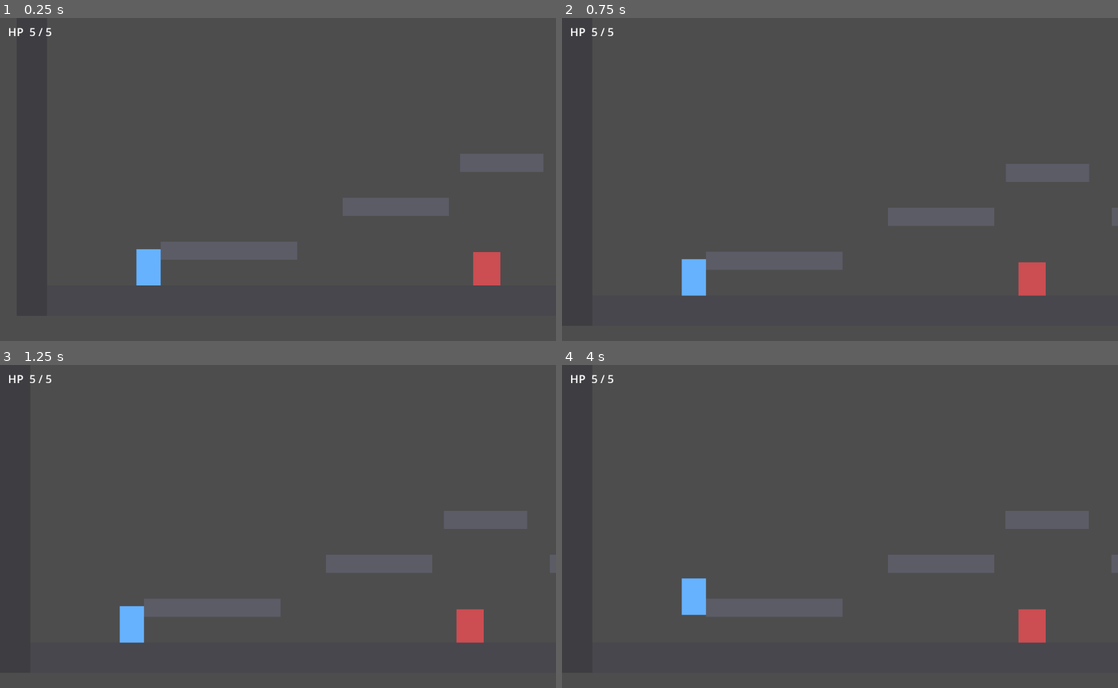
Above: before the commit, frames 1-4 (two rows, left to right).
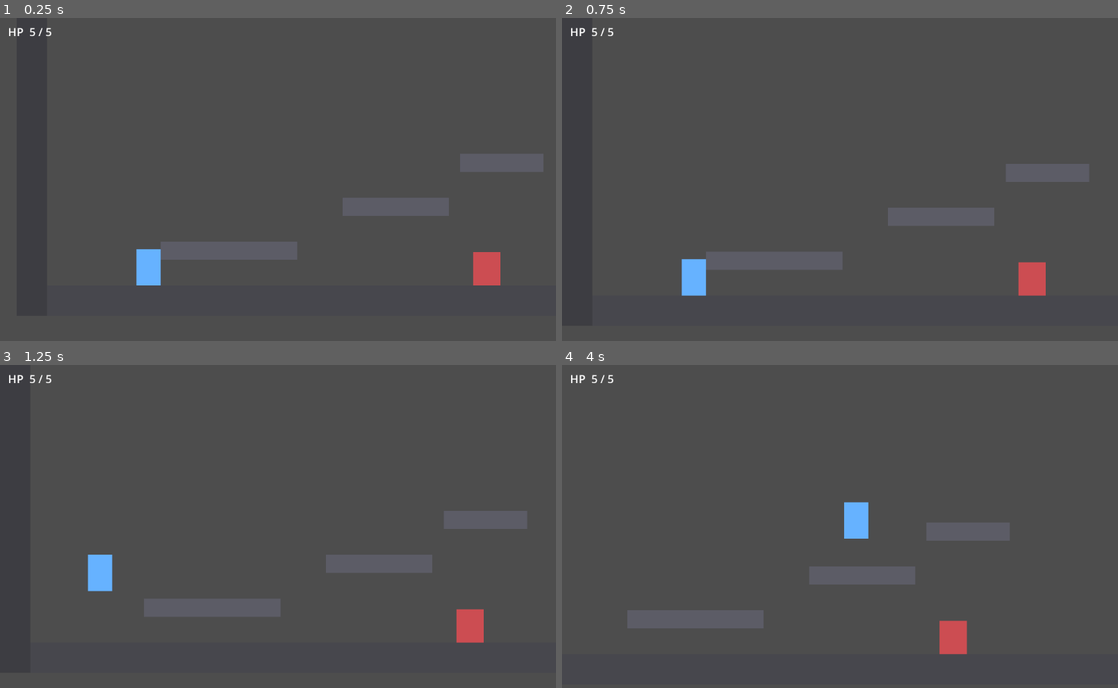
Above: after the commit, the same moments.

Repository: TrittoG/austral
Game: Godot game, scene res://scenes/test_room.tscn
Two runs of this game, one before a commit and one after it. Both use one fixed random seed, a clock stepped at 60 frames per second and the inputs below.
Inputs:
- Up to frame 1 (0.25 s): no input
- Up to frame 2 (0.75 s): hold D (move_right) from 0.53 s (still down); tap Shift (dash) at 0.6 s
- Up to frame 3 (1.25 s): keep holding D (move_right); tap Space (jump) at 0.77, 0.8, 1.07 s
- Up to frame 4 (4 s): tap Space (jump) at 1.35, 1.52, 1.82, 2.3, 3.02, 3.32, 3.77, 3.8 s; tap Shift (dash) at 1.55, 2.85 s; release D (move_right) at 2.03 s; hold A (move_left) 2.03-2.78 s; tap J (attack) at 2.1 s; hold D (move_right) from 2.78 s (still down); hold S (look_down) from 3.53 s (still down)

Frame 1 is identical in both runs. In frame 2, less than 0.1% of the frame differs, in the area x 99-100%, y 58-65%; in frame 3, 1.1%; in frame 4, 7.8%, in the area x 11-100%, y 42-90%.

Commit message:
Fase 3 (parte 2): Doble salto + wall slide/wall jump
- Doble salto: salto extra en el aire (max_air_jumps), respeta la altura
  variable. Flag has_double_jump. Se recarga al pisar o al agarrarte de pared.
- Wall slide: al apretarte contra una pared cayendo, limita la velocidad
  de caida (wall_slide_speed).
- Wall jump: salto desde la pared con empuje horizontal lejos de ella +
  lockout de input para despegarte aunque sigas apretando hacia la pared.
  Flag has_wall_jump.
- _try_jump ahora resuelve en orden: piso/coyote > wall jump > doble salto.

Co-Authored-By: Claude Opus 4.8 <noreply@anthropic.com>

Diff:
--- a/scenes/test_room.tscn
+++ b/scenes/test_room.tscn
@@ -19,112 +19,113 @@
 [sub_resource type="RectangleShape2D" id="shape_plat_sm"]
 size = Vector2(110, 24)
 
-[node name="TestRoom" type="Node2D"]
+[node name="TestRoom" type="Node2D" unique_id=1574312881]
 
-[node name="Floor" type="StaticBody2D" parent="."]
+[node name="Floor" type="StaticBody2D" parent="." unique_id=665601831]
 position = Vector2(550, 600)
 
-[node name="CollisionShape2D" type="CollisionShape2D" parent="Floor"]
+[node name="CollisionShape2D" type="CollisionShape2D" parent="Floor" unique_id=838376668]
 shape = SubResource("shape_floor")
 
-[node name="ColorRect" type="ColorRect" parent="Floor"]
+[node name="ColorRect" type="ColorRect" parent="Floor" unique_id=428701852]
 offset_left = -550.0
 offset_top = -20.0
 offset_right = 550.0
 offset_bottom = 20.0
 color = Color(0.28, 0.28, 0.3, 1)
 
-[node name="WallLeft" type="StaticBody2D" parent="."]
+[node name="WallLeft" type="StaticBody2D" parent="." unique_id=1943551516]
 position = Vector2(20, 300)
 
-[node name="CollisionShape2D" type="CollisionShape2D" parent="WallLeft"]
+[node name="CollisionShape2D" type="CollisionShape2D" parent="WallLeft" unique_id=1516376002]
 shape = SubResource("shape_wall")
 
-[node name="ColorRect" type="ColorRect" parent="WallLeft"]
+[node name="ColorRect" type="ColorRect" parent="WallLeft" unique_id=2066149802]
 offset_left = -20.0
 offset_top = -320.0
 offset_right = 20.0
 offset_bottom = 320.0
 color = Color(0.24, 0.24, 0.26, 1)
 
-[node name="WallRight" type="StaticBody2D" parent="."]
+[node name="WallRight" type="StaticBody2D" parent="." unique_id=389167277]
 position = Vector2(1080, 300)
 
-[node name="CollisionShape2D" type="CollisionShape2D" parent="WallRight"]
+[node name="CollisionShape2D" type="CollisionShape2D" parent="WallRight" unique_id=2071356486]
 shape = SubResource("shape_wall")
 
-[node name="ColorRect" type="ColorRect" parent="WallRight"]
+[node name="ColorRect" type="ColorRect" parent="WallRight" unique_id=14701153]
 offset_left = -20.0
 offset_top = -320.0
 offset_right = 20.0
 offset_bottom = 320.0
 color = Color(0.24, 0.24, 0.26, 1)
 
-[node name="PlatformA" type="StaticBody2D" parent="."]
+[node name="PlatformA" type="StaticBody2D" parent="." unique_id=437361063]
 position = Vector2(280, 534)
 
-[node name="CollisionShape2D" type="CollisionShape2D" parent="PlatformA"]
+[node name="CollisionShape2D" type="CollisionShape2D" parent="PlatformA" unique_id=1352088314]
 shape = SubResource("shape_plat_big")
 
-[node name="ColorRect" type="ColorRect" parent="PlatformA"]
+[node name="ColorRect" type="ColorRect" parent="PlatformA" unique_id=363148480]
 offset_left = -90.0
 offset_top = -12.0
 offset_right = 90.0
 offset_bottom = 12.0
 color = Color(0.36, 0.36, 0.4, 1)
 
-[node name="PlatformB" type="StaticBody2D" parent="."]
+[node name="PlatformB" type="StaticBody2D" parent="." unique_id=1997195308]
 position = Vector2(500, 476)
 
-[node name="CollisionShape2D" type="CollisionShape2D" parent="PlatformB"]
+[node name="CollisionShape2D" type="CollisionShape2D" parent="PlatformB" unique_id=879826785]
 shape = SubResource("shape_plat_med")
 
-[node name="ColorRect" type="ColorRect" parent="PlatformB"]
+[node name="ColorRect" type="ColorRect" parent="PlatformB" unique_id=457216220]
 offset_left = -70.0
 offset_top = -12.0
 offset_right = 70.0
 offset_bottom = 12.0
 color = Color(0.36, 0.36, 0.4, 1)
 
-[node name="PlatformC" type="StaticBody2D" parent="."]
-position = Vector2(780, 476)
+[node name="PlatformC" type="StaticBody2D" parent="." unique_id=422333766]
+position = Vector2(931, 463)
 
-[node name="CollisionShape2D" type="CollisionShape2D" parent="PlatformC"]
+[node name="CollisionShape2D" type="CollisionShape2D" parent="PlatformC" unique_id=745238928]
 shape = SubResource("shape_plat_sm")
 
-[node name="ColorRect" type="ColorRect" parent="PlatformC"]
+[node name="ColorRect" type="ColorRect" parent="PlatformC" unique_id=2141689845]
+offset_left = -55.0
+offset_top = -12.0
+offset_right = 55.0
+offset_bottom = 12.0
+color = Color(0.36, 0.36, 0.4, 1)
+metadata/_edit_use_anchors_ = true
+
+[node name="PlatformD" type="StaticBody2D" parent="." unique_id=2071719070]
+position = Vector2(640, 418)
+
+[node name="CollisionShape2D" type="CollisionShape2D" parent="PlatformD" unique_id=1427669053]
+shape = SubResource("shape_plat_sm")
+
+[node name="ColorRect" type="ColorRect" parent="PlatformD" unique_id=678643597]
 offset_left = -55.0
 offset_top = -12.0
 offset_right = 55.0
 offset_bottom = 12.0
 color = Color(0.36, 0.36, 0.4, 1)
 
-[node name="PlatformD" type="StaticBody2D" parent="."]
-position = Vector2(640, 418)
-
-[node name="CollisionShape2D" type="CollisionShape2D" parent="PlatformD"]
-shape = SubResource("shape_plat_sm")
-
-[node name="ColorRect" type="ColorRect" parent="PlatformD"]
-offset_left = -55.0
-offset_top = -12.0
-offset_right = 55.0
-offset_bottom = 12.0
-color = Color(0.36, 0.36, 0.4, 1)
-
-[node name="Player" parent="." instance=ExtResource("1_player")]
+[node name="Player" parent="." unique_id=894116221 instance=ExtResource("1_player")]
 position = Vector2(180, 540)
 
-[node name="DummyFloor" parent="." instance=ExtResource("2_dummy")]
+[node name="DummyFloor" parent="." unique_id=753071548 instance=ExtResource("2_dummy")]
 position = Vector2(620, 540)
 
-[node name="DummyPlatform" parent="." instance=ExtResource("2_dummy")]
-position = Vector2(780, 430)
+[node name="DummyPlatform" parent="." unique_id=811593315 instance=ExtResource("2_dummy")]
+position = Vector2(943, 423)
 
-[node name="HUD" type="CanvasLayer" parent="."]
+[node name="HUD" type="CanvasLayer" parent="." unique_id=2124598561]
 script = ExtResource("3_hud")
 
-[node name="Label" type="Label" parent="HUD"]
+[node name="Label" type="Label" parent="HUD" unique_id=944363066]
 offset_left = 16.0
 offset_top = 12.0
 offset_right = 220.0
--- a/scripts/player.gd
+++ b/scripts/player.gd
@@ -93,6 +93,27 @@
 ## Si está activo, sos invulnerable durante el dash (i-frames).
 @export var dash_iframes: bool = false
 
+# ---- Doble salto -------------------------------------------
+@export_group("Doble salto")
+@export var has_double_jump: bool = true
+## Cuántos saltos extra en el aire (1 = doble salto).
+@export var max_air_jumps: int = 1
+## Altura del salto aéreo relativa al salto base (1.0 = misma altura).
+@export var double_jump_height_mult: float = 1.0
+
+# ---- Wall slide / wall jump --------------------------------
+@export_group("Wall slide / wall jump")
+@export var has_wall_jump: bool = true
+## Velocidad de caída máxima mientras te deslizás por la pared (px/s).
+@export var wall_slide_speed: float = 60.0
+## Empuje horizontal al saltar de la pared (lejos de ella).
+@export var wall_jump_velocity_x: float = 260.0
+## Altura del wall jump relativa al salto base (1.0 = misma altura).
+@export var wall_jump_height_mult: float = 1.0
+## Tiempo (s) que se ignora el input horizontal tras un wall jump, para
+## que el empuje te despegue de la pared aunque sigas apretando hacia ella.
+@export var wall_jump_lockout: float = 0.12
+
 # ---- Valores derivados (no tocar a mano) -------------------
 # Se calculan a partir de jump_height y los tiempos. Se recalculan cada
 # frame para que tunear los @export de arriba surta efecto en vivo.
@@ -120,6 +141,12 @@
 var dash_cooldown_timer: float = 0.0     # tiempo hasta poder volver a dashear
 var dash_dir: int = 1                    # dirección del dash en curso
 
+# ---- Estado de doble salto y wall slide --------------------
+var air_jumps_used: int = 0              # saltos aéreos consumidos desde el último piso/pared
+var is_wall_sliding: bool = false        # true mientras te deslizás por una pared
+var wall_dir: int = 0                    # hacia dónde está la pared: -1 izq, 1 der
+var wall_jump_lockout_timer: float = 0.0 # ignora input horizontal mientras > 0
+
 # Se emite cuando cambia la vida, para que el HUD se actualice.
 signal health_changed(current: int, maximum: int)
 
@@ -149,9 +176,11 @@
 	_handle_dash(delta)
 	if not is_dashing:
 		_update_assist_timers(delta)
-		_try_jump()
+		_detect_wall_slide()        # decide si estamos deslizando (antes del salto)
+		_try_jump()                 # salto de piso/coyote, wall jump o doble salto
 		_apply_variable_jump_height()
 		_apply_gravity(delta)
+		_apply_wall_slide_clamp()   # limita la caída pegado a la pared (tras la gravedad)
 		_apply_horizontal_movement(delta)
 
 	_handle_attack(delta)
@@ -193,6 +222,7 @@
 	# borde (sin saltar) empieza a descontar, dándote unos frames para saltar.
 	if is_on_floor():
 		coyote_timer = coyote_time
+		air_jumps_used = 0  # tocar el piso recarga el doble salto
 	else:
 		coyote_timer -= delta
 
@@ -206,12 +236,32 @@
 
 
 func _try_jump() -> void:
-	# Salta si hay intención bufferizada Y todavía queda coyote disponible.
-	# Consumimos ambos timers para que no se dispare dos veces.
-	if jump_buffer_timer > 0.0 and coyote_timer > 0.0:
+	# Sin intención de salto bufferizada no hay nada que hacer.
+	if jump_buffer_timer <= 0.0:
+		return
+
+	# 1) Salto desde piso o coyote: la prioridad más alta.
+	if coyote_timer > 0.0:
 		velocity.y = jump_velocity
 		jump_buffer_timer = 0.0
 		coyote_timer = 0.0
+		return
+
+	# 2) Wall jump: si estamos deslizando, saltamos lejos de la pared.
+	if is_wall_sliding:
+		velocity.y = jump_velocity * wall_jump_height_mult
+		velocity.x = -wall_dir * wall_jump_velocity_x
+		wall_jump_lockout_timer = wall_jump_lockout
+		is_wall_sliding = false
+		air_jumps_used = 0  # el wall jump también recarga el doble salto
+		jump_buffer_timer = 0.0
+		return
+
+	# 3) Doble salto: en el aire, si todavía quedan saltos aéreos.
+	if has_double_jump and air_jumps_used < max_air_jumps:
+		velocity.y = jump_velocity * double_jump_height_mult
+		air_jumps_used += 1
+		jump_buffer_timer = 0.0
 
 
 # ------------------------------------------------------------
@@ -230,6 +280,12 @@
 # La velocidad no se setea de golpe: acelera hacia el objetivo y desacelera
 # al soltar. Eso le da peso e inercia. Parámetros separados suelo/aire.
 func _apply_horizontal_movement(delta: float) -> void:
+	# Tras un wall jump, ignoramos el input unos frames para que el empuje
+	# despegue de la pared aunque sigas apretando hacia ella.
+	if wall_jump_lockout_timer > 0.0:
+		wall_jump_lockout_timer -= delta
+		return
+
 	var direction := Input.get_axis("move_left", "move_right")
 	if direction != 0.0:
 		facing = 1 if direction > 0.0 else -1  # recordar hacia dónde mira
@@ -238,6 +294,38 @@
 	else:
 		var friction := ground_friction if is_on_floor() else air_friction
 		velocity.x = move_toward(velocity.x, 0.0, friction * delta)
+
+
+# ------------------------------------------------------------
+#  WALL SLIDE + WALL JUMP
+# ------------------------------------------------------------
+# Deslizar: si te apretás contra una pared en el aire mientras caés, frenás
+# la caída. El salto desde ahí (wall jump) lo maneja _try_jump.
+func _detect_wall_slide() -> void:
+	is_wall_sliding = false
+	if not has_wall_jump or is_on_floor() or not is_on_wall():
+		return
+
+	var normal := get_wall_normal()
+	if is_zero_approx(normal.x):
+		return
+	# La normal apunta hacia afuera de la pared. Si apunta a la derecha (+x),
+	# la pared está a la izquierda → wall_dir = -1, y viceversa.
+	wall_dir = -1 if normal.x > 0.0 else 1
+
+	# Solo deslizamos si empujás hacia la pared y estás cayendo (no subiendo).
+	var direction := Input.get_axis("move_left", "move_right")
+	var pushing_into_wall := direction != 0.0 and (direction > 0.0) == (wall_dir > 0)
+	if pushing_into_wall and velocity.y >= 0.0:
+		is_wall_sliding = true
+		air_jumps_used = 0  # agarrarte de la pared recarga el doble salto
+
+
+# Limita la velocidad de caída mientras deslizás. Va DESPUÉS de la gravedad
+# para que el clamp no se "pise" con la aceleración de caída del frame.
+func _apply_wall_slide_clamp() -> void:
+	if is_wall_sliding:
+		velocity.y = minf(velocity.y, wall_slide_speed)
 
 
 # ------------------------------------------------------------
Not shown: 1 places in scenes/test_room.tscn that only renumber resources
